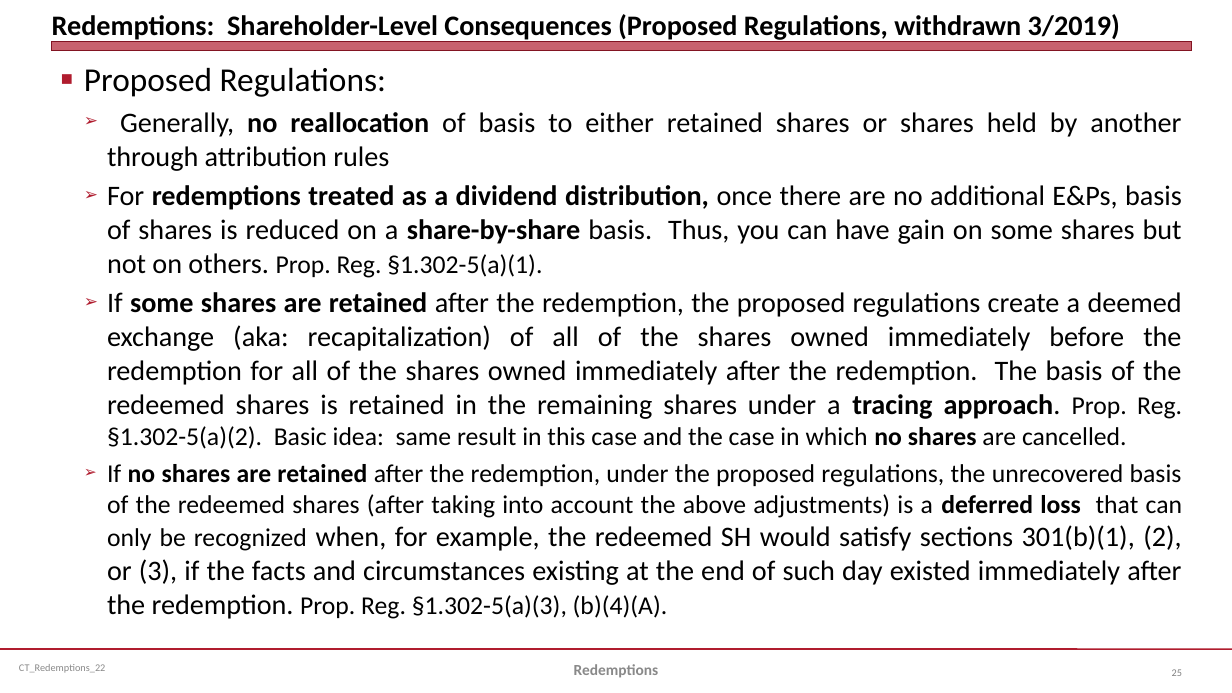
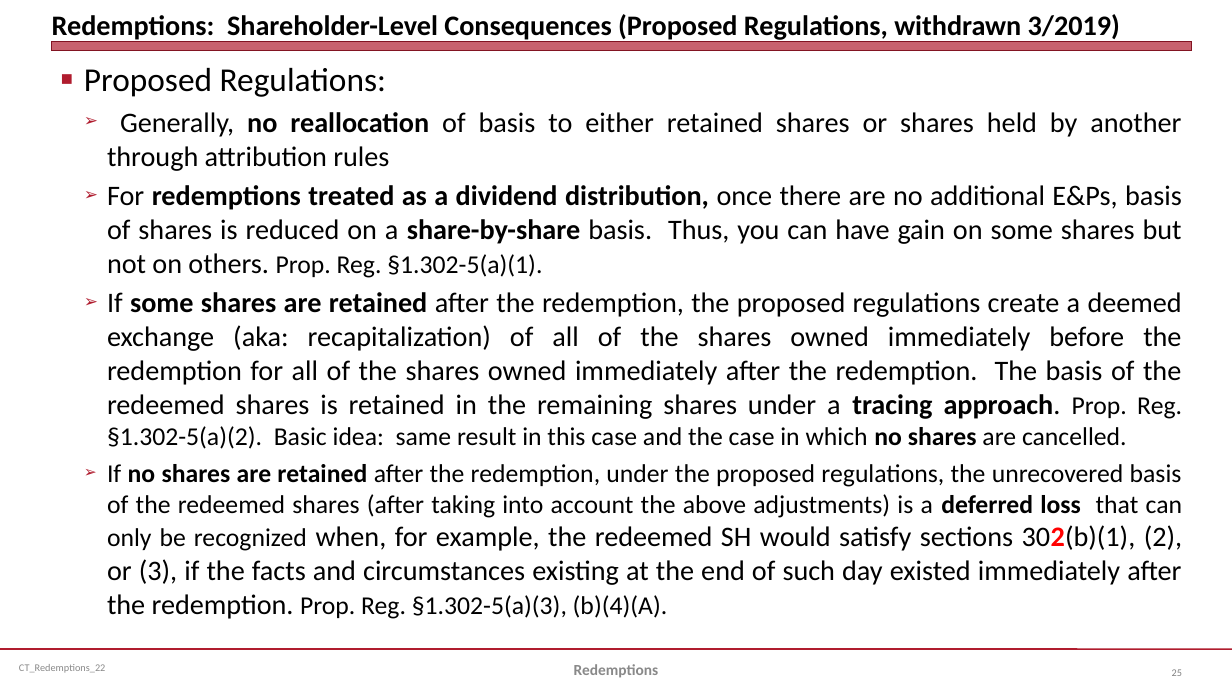
Before and after one commit to jmc877/Corporate-Tax, a slide deck: slide 25 of slides/CT_Redemptions_22.pptx. Drawn at 1232x693 pixels with LibreOffice and Linux fonts; fonts in the diff are those of the drawing. Boxes give left, top, right and bottom in pixels: in the first picture for what was removed or moved away, otherwise in the second. Text is boxed around its words. In the diff, an @@ line names an element or a change of style, - is before the commit and + after.

```diff
--- a/slides/CT_Redemptions_22.pptx
+++ b/slides/CT_Redemptions_22.pptx
@@ text at box(107, 464, 1182, 619): text changed @@
-  ➢ If no shares are retained after the redemption, under the proposed regulations, the unrecovered basis of the redeemed shares (after taking into account the above adjustments) is a deferred loss that can only be recognized when, for example, the redeemed SH would satisfy sections 301(b)(1), (2), or (3), if the facts and circumstances existing at the end of such day existed immediately after the redemption. Prop. Reg. §1.302-5(a)(3), (b)(4)(A).
+  ➢ If no shares are retained after the redemption, under the proposed regulations, the unrecovered basis of the redeemed shares (after taking into account the above adjustments) is a deferred loss that can only be recognized when, for example, the redeemed SH would satisfy sections 302(b)(1), (2), or (3), if the facts and circumstances existing at the end of such day existed immediately after the redemption. Prop. Reg. §1.302-5(a)(3), (b)(4)(A).
```
